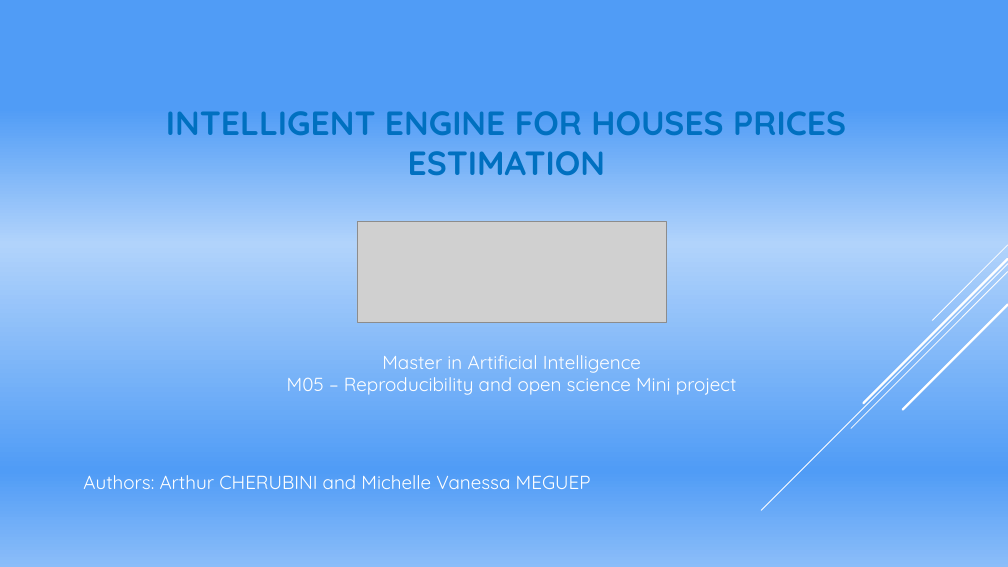
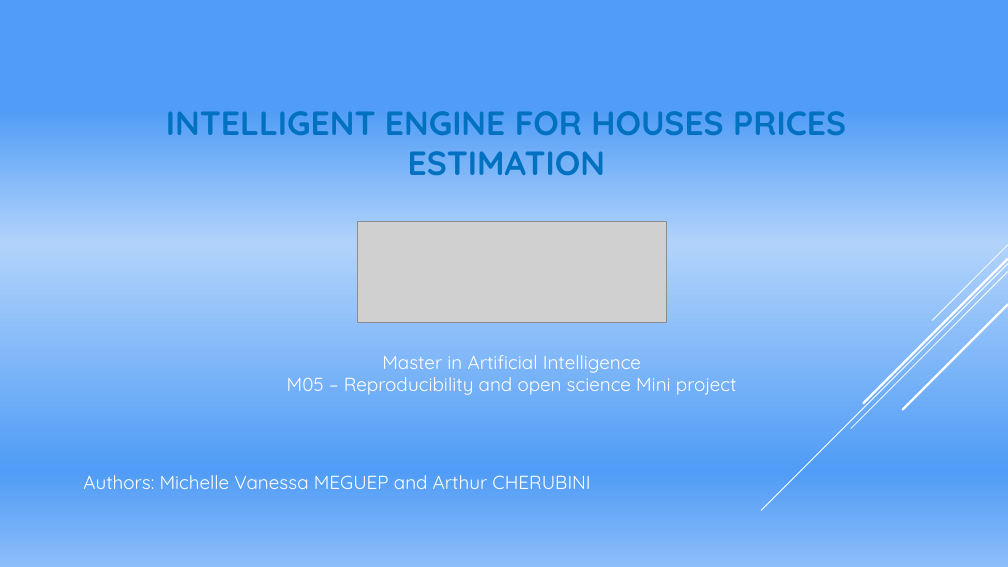
Before and after one commit to CherubiniArt/mini_project_m05, a slide deck: slide 1 of doc/project_status_21_09_2020.pptx. Drawn at 1008x567 pixels with LibreOffice and Linux fonts; fonts in the diff are those of the drawing; grey boxes stand for pictures. Boxes give left, top, right and bottom in pixels: in the first picture for what was removed or moved away, otherwise in the second. Text is boxed around its words. In the diff, an @@ line names an element or a change of style, - is before the commit and + after.

```diff
--- a/doc/project_status_21_09_2020.pptx
+++ b/doc/project_status_21_09_2020.pptx
@@ text at [83, 475, 590, 489]: text changed @@
-Authors: Arthur CHERUBINI and Michelle Vanessa MEGUEP
+Authors: Michelle Vanessa MEGUEP and Arthur CHERUBINI
```
Also in this commit, not shown: 3 other slides changed, 4 slides removed.
